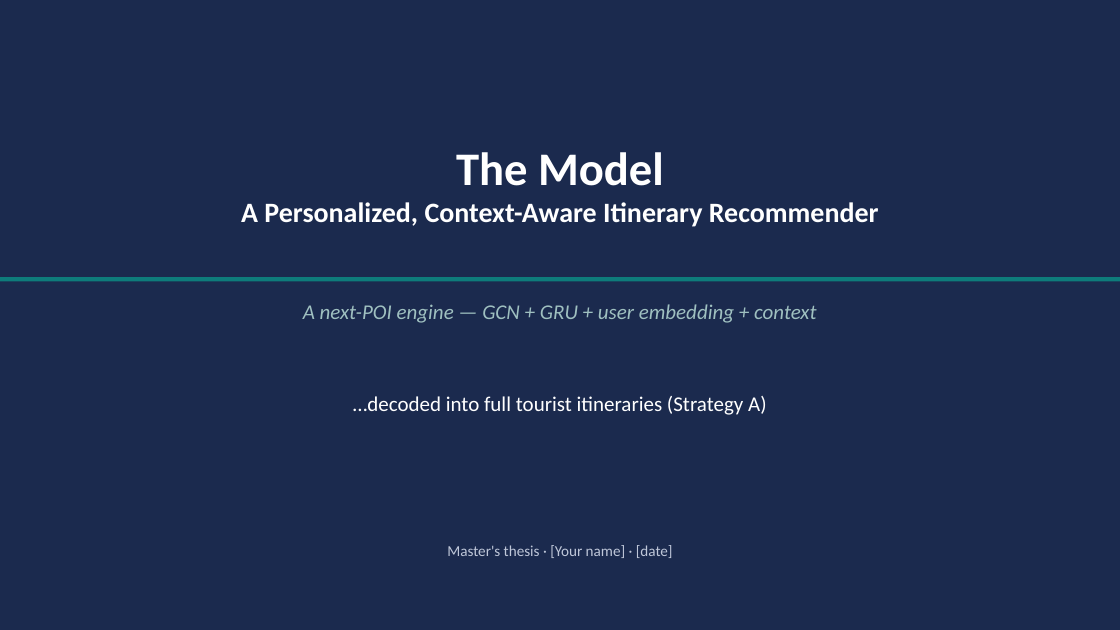
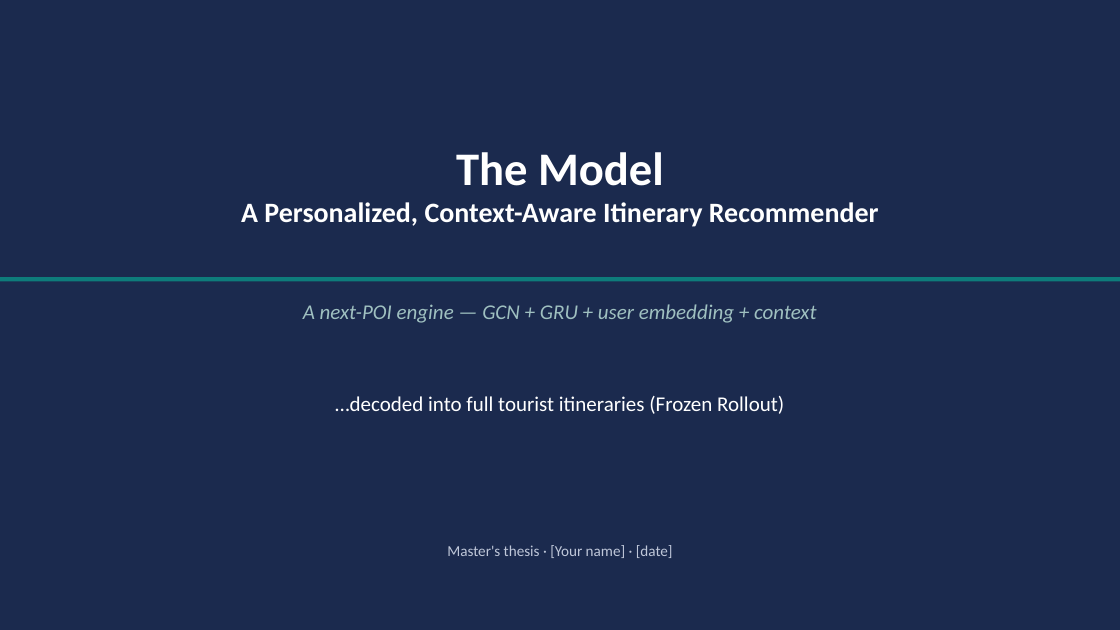
Before and after one commit to 6ym6n/PFE_IMPLEMTATION, a slide deck: slide 1 of presentation/strategy_d/model_slides.pptx. Drawn at 1120x630 pixels with LibreOffice and Linux fonts; fonts in the diff are those of the drawing. Boxes give left, top, right and bottom in pixels: in the first picture for what was removed or moved away, otherwise in the second. Text is boxed around its words. In the diff, an @@ line names an element or a change of style, - is before the commit and + after.

```diff
--- a/presentation/strategy_d/model_slides.pptx
+++ b/presentation/strategy_d/model_slides.pptx
@@ text at bbox=[335, 396, 784, 414]: text changed @@
-…decoded into full tourist itineraries (Strategy A)
+…decoded into full tourist itineraries (Frozen Rollout)
```
Also in this commit, not shown: 7 other slides changed, 3 other files.
